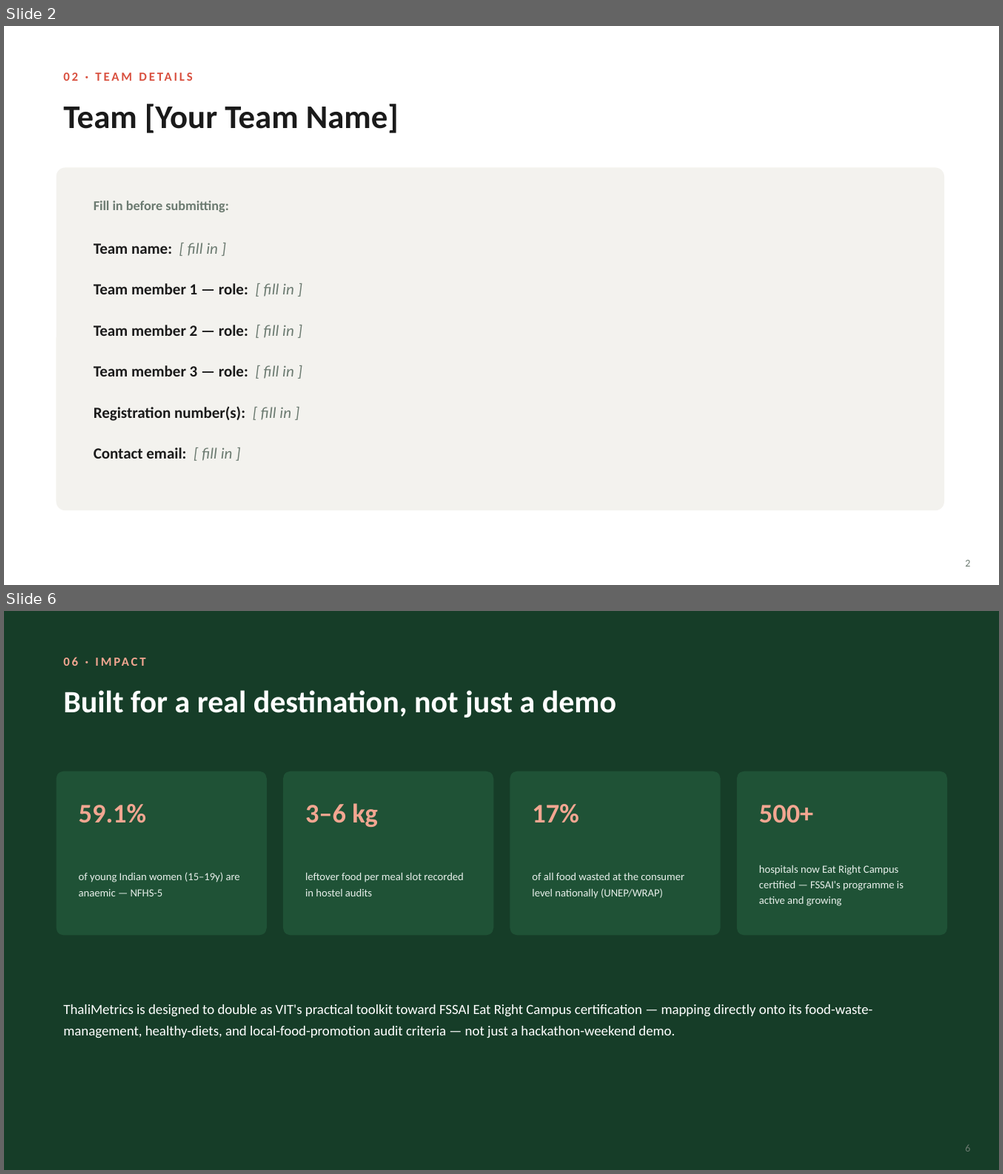
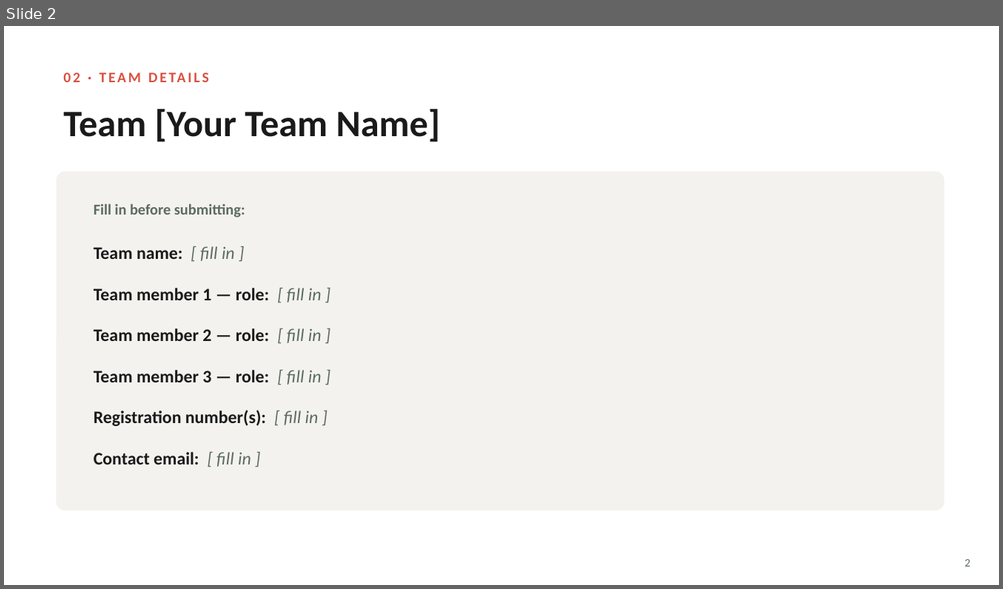
Before and after one commit to Coder1234a/ThaliMetrics, a slide deck: docs/ThaliMetrics_Pitch.pptx. Shown one above the other, each under a label of ours: slides 2 and 6 before the commit, slide 2 after it; the slides between them are not shown. The pictures are 1003x1174 and 1003x589 pixels, drawn with LibreOffice and Linux fonts; fonts in the diff are those of the drawing. Boxes give left, top, right and bottom in pixels: in the first picture for what was removed or moved away, otherwise in the second. Text is boxed around its words. In the diff, an @@ line names an element or a change of style, - is before the commit and + after.

```diff
--- a/docs/ThaliMetrics_Pitch.pptx
+++ b/docs/ThaliMetrics_Pitch.pptx
@@ slide 6 removed at bbox=[4, 611, 999, 1170], background #163D28 @@
@@ text removed at bbox=[57, 648, 653, 675] @@
-06 · IMPACT
@@ text removed at bbox=[63, 690, 616, 718] @@
-Built for a real destination, not just a demo
@@ rounded rectangle removed at bbox=[57, 772, 267, 936] @@
@@ rounded rectangle removed at bbox=[283, 772, 493, 936] @@
@@ rounded rectangle removed at bbox=[510, 772, 720, 936] @@
@@ rounded rectangle removed at bbox=[737, 772, 947, 936] @@
@@ text removed at bbox=[79, 804, 147, 823] @@
-59.1%
@@ text removed at bbox=[305, 803, 378, 827] @@
-3–6 kg
@@ text removed at bbox=[532, 804, 578, 823] @@
-17%
@@ text removed at bbox=[759, 805, 813, 823] @@
-500+
@@ text removed at bbox=[79, 872, 240, 897] @@
-of young Indian women (15–19y) are anaemic — NFHS-5
@@ text removed at bbox=[305, 873, 463, 897] @@
-leftover food per meal slot recorded in hostel audits
@@ text removed at bbox=[532, 873, 684, 899] @@
-of all food wasted at the consumer level nationally (UNEP/WRAP)
@@ text removed at bbox=[759, 866, 903, 906] @@
-hospitals now Eat Right Campus certified — FSSAI's programme is active and growing
@@ text removed at bbox=[63, 1005, 872, 1039] @@
-ThaliMetrics is designed to double as VIT's practical toolkit toward FSSAI Eat Right Campus certification — mapping directly onto its food-waste-management, healthy-diets, and local-food-promotion audit criteria — not just a hackathon-weekend demo.
@@ text removed at bbox=[965, 1145, 970, 1152] @@
-6
@@ slide 2 changed as well @@
@@ text "02 · TEAM DETAILS" at bbox=[63, 112, 146, 137]: size 12 to 14 pt @@
@@ text "Team [Your Team Name]" at bbox=[155, 109, 441, 142]: size 32 to 36 pt @@
@@ rounded rectangle: place and size @@
-rounded rectangle at bbox=[57, 168, 944, 511]
+rounded rectangle at bbox=[57, 172, 944, 511]
@@ text "Fill in before submitting:" at bbox=[94, 204, 245, 218]: size 13 to 14.5 pt, text colour #6B7A70 to #5C6B62 @@
@@ size 15 to 17 pt; text colour #6B7A70 to #5C6B62 in "[ fill in ]" in 6 elements at bbox=[94, 247, 235, 261], bbox=[94, 288, 321, 303], bbox=[94, 329, 321, 343], bbox=[94, 370, 321, 385], bbox=[94, 410, 318, 426], bbox=[94, 452, 251, 467] @@
@@ text "2" at bbox=[965, 560, 970, 567]: size 10 to 11 pt, text colour #6B7A70 to #5C6B62 @@
```
Also in this commit, not shown: 6 other slides changed, 6 slides added, 3 other slides removed, 4 other files.
